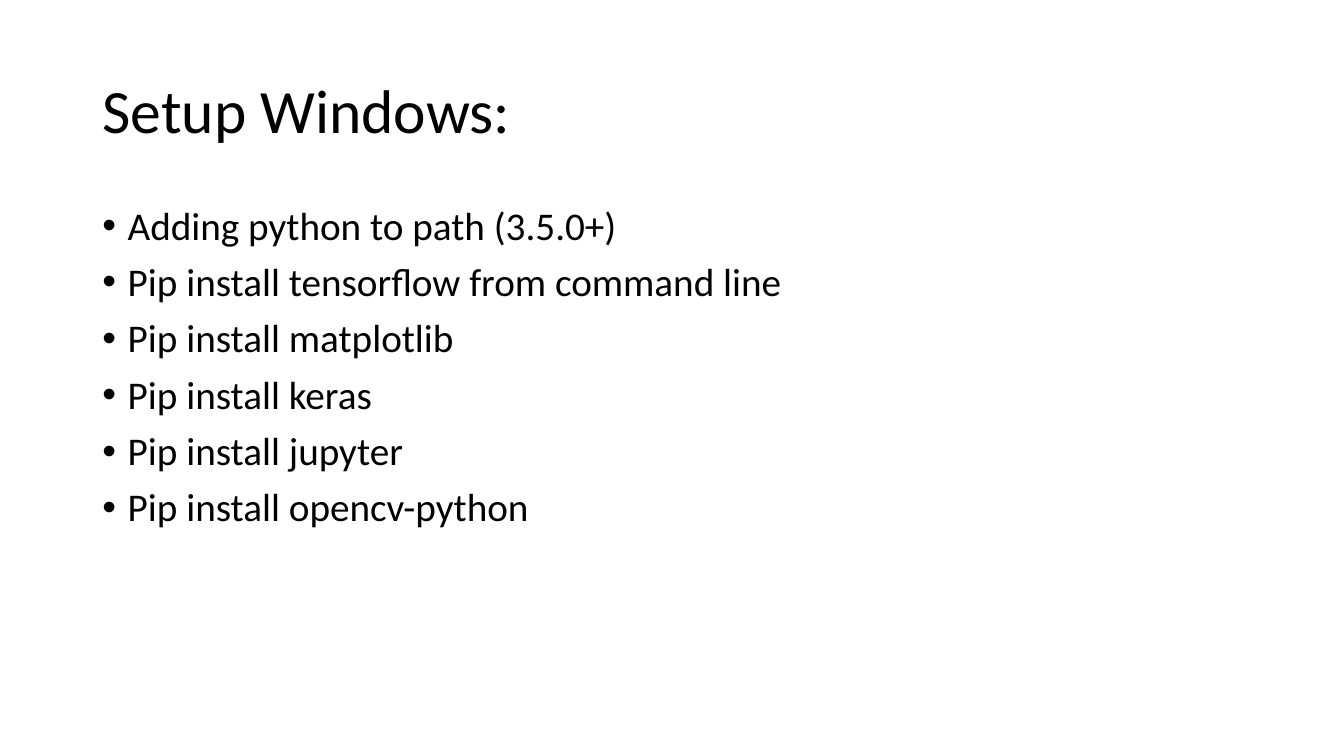
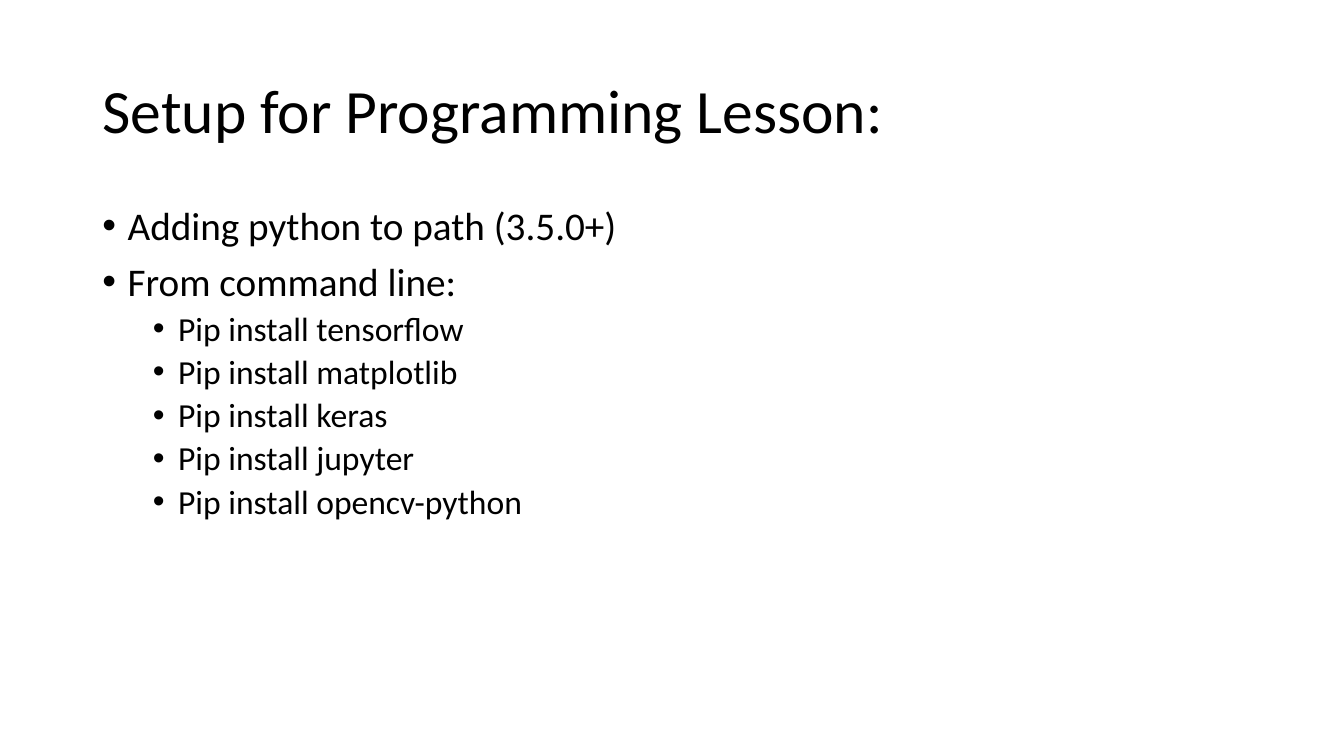
Before and after one commit to akiljames83/MacAI-2018, a slide deck: slide 20 of Lessons/Lesson2.pptx (slide 8 before the commit). Drawn at 1344x756 pixels with LibreOffice and Linux fonts; fonts in the diff are those of the drawing. Boxes give left, top, right and bottom in pixels: in the first picture for what was removed or moved away, otherwise in the second. Text is boxed around its words. In the diff, an @@ line names an element or a change of style, - is before the commit and + after.

Commit message:
updated lesson 2 slides

```diff
--- a/Lessons/Lesson2.pptx
+++ b/Lessons/Lesson2.pptx
@@ title at [102,90,883,144]: text changed @@
-Setup Windows:
+Setup for Programming Lesson:
@@ text at [128,268,463,347]: text changed; size 28 to 24 pt @@
-• Pip install tensorflow from command line
+• From command line:
+  • Pip install tensorflow
@@ text at [178,360,522,520]: size 28 to 24 pt in "Pip install matplotlib", "Pip install keras", "Pip install jupyter", "Pip install opencv-python"; list level 1 to 2 in "Pip install matplotlib"; list level 1 to 2 in "Pip install keras"; list level 1 to 2 in "Pip install jupyter"; list level 1 to 2 in "Pip install opencv-python" @@
```
Also in this commit, not shown: 1 other slide changed, 14 slides added, 3 slides removed.
